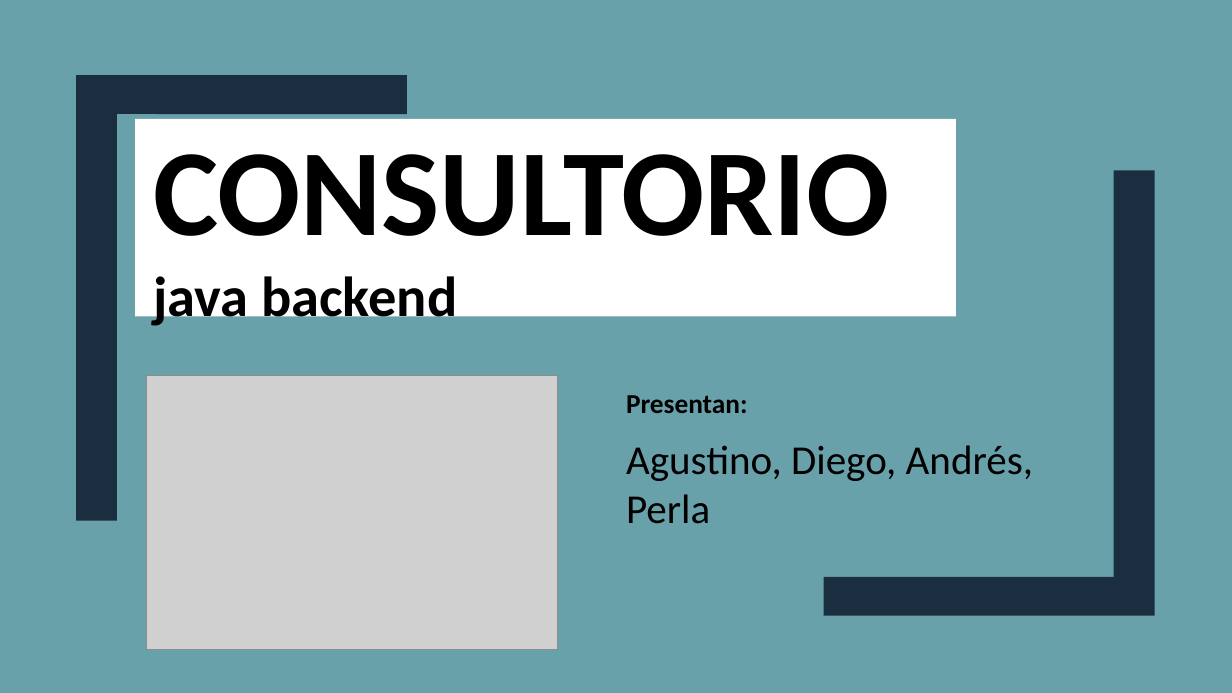
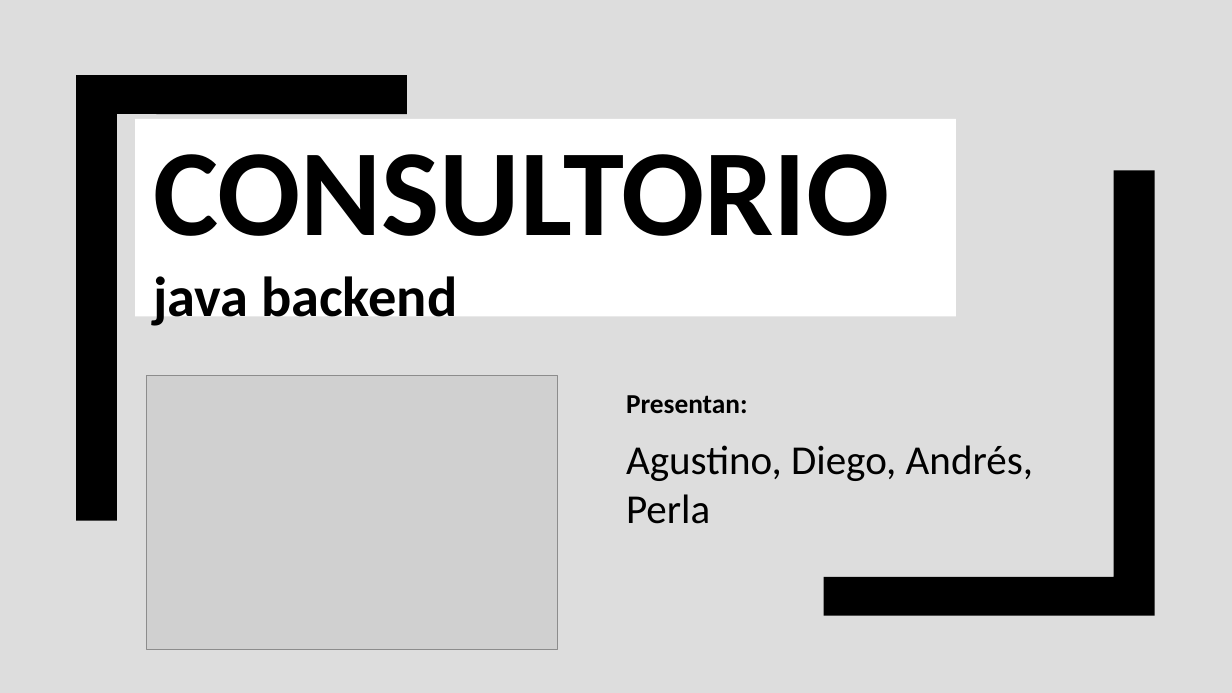
Before and after one commit to GS-Consultorio/analisis, a slide deck: slide 1 of consultorio.pptx. Drawn at 1232x693 pixels with LibreOffice and Linux fonts; fonts in the diff are those of the drawing; grey boxes stand for pictures. Boxes give left, top, right and bottom in pixels: in the first picture for what was removed or moved away, otherwise in the second. Text is boxed around its words. In the diff, an @@ line names an element or a change of style, - is before the commit and + after.

```diff
--- a/consultorio.pptx
+++ b/consultorio.pptx
@@ background #69A1AB to #DDDDDD @@
@@ freeform shape at bbox=[76, 75, 408, 521]: fill #1A2E40 to #000000 @@
@@ freeform shape at bbox=[824, 170, 1156, 616]: fill #1A2E40 to #000000 @@
```
Also in this commit, not shown: 4 other slides changed.
